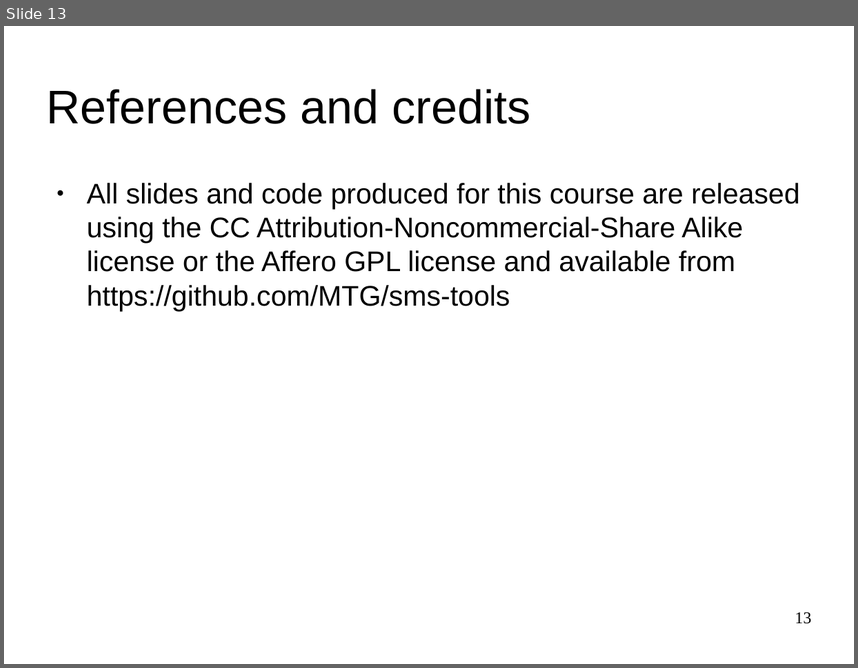
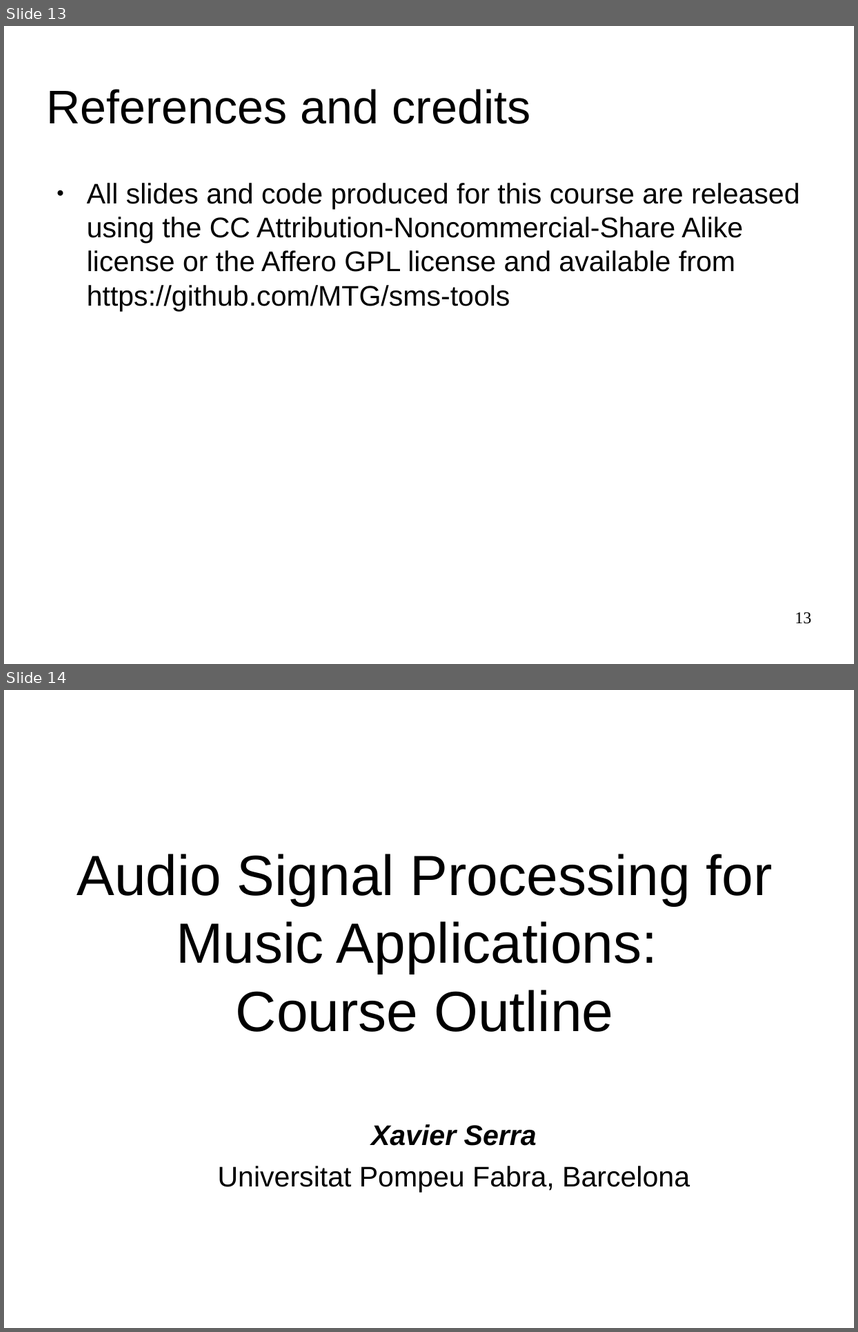
Before and after one commit to MTG/sms-tools, a slide deck: lectures/1-Introduction/Course-outline.odp. Shown one above the other, each under a label of ours: slide 13 before the commit, slides 13 and 14 after it. The pictures are 858x668 and 858x1332 pixels, drawn with LibreOffice and Linux fonts; fonts in the diff are those of the drawing. Boxes give left, top, right and bottom in pixels: in the first picture for what was removed or moved away, otherwise in the second. Text is boxed around its words. In the diff, an @@ line names an element or a change of style, - is before the commit and + after.

```diff
--- a/lectures/1-Introduction/Course-outline.odp
+++ b/lectures/1-Introduction/Course-outline.odp
@@ slide 14 added at [4, 690, 854, 1328], background #FFFFFF @@
@@ title added at [76, 854, 773, 1032], 48 pt, text #000000 @@
+Audio Signal Processing for Music Applications:
+Course Outline
@@ text added at [218, 1124, 690, 1192], 24 pt, text #000000 @@
+Xavier Serra
+Universitat Pompeu Fabra, Barcelona
```
Also in this commit, not shown: 1 slide changed, 4 other files.
